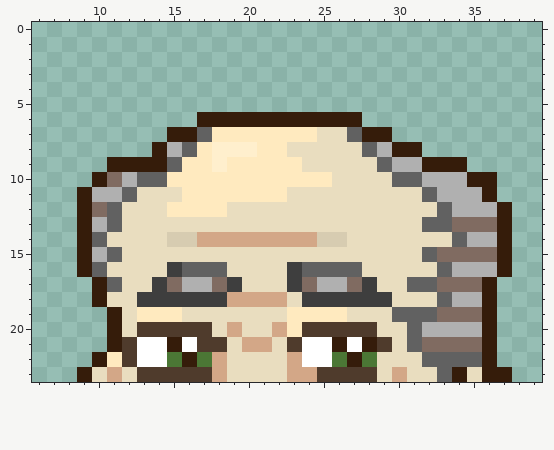
Edited in one commit: pixel-art file (1.2 Art Team/General Assets/Walk Frames/greag redo.aseprite). That is the earlier state.
48x80 pixels, 1 frame. Shown: x 6..39, y 0..23.
After the commit:
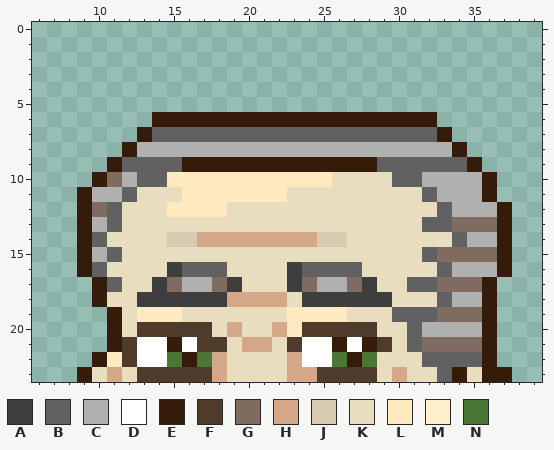
Palette (. is transparent): A #3e3e3e  B #616161  C #b0b0b0  D #ffffff  E #351c0a  F #4f3b2c  G #806b61  H #d3a787  J #d7ccb1  K #e9ddbf  L #ffeabf  M #ffefcd  N #4b7735
Change:
{"where": "layer \"Layer 2\""}
{"y":6,"x":14,"old":"...","new":"EEE"}
{"y":6,"x":28,"old":".....","new":"EEEEE"}
{"y":7,"x":13,"old":"..EE","new":"EBBB"}
{"y":7,"x":18,"old":"LLLLLLLKK","new":"BBBBBBBBB"}
{"y":7,"x":28,"old":"EE....","new":"BBBBBE"}
{"y":8,"x":12,"old":"..E","new":"ECC"}
{"y":8,"x":16,"old":"BLMMMLLKKKKKB","new":"CCCCCCCCCCCCC"}
{"y":8,"x":30,"old":"EE...","new":"CCCCE"}
{"y":9,"x":12,"old":"EEE","new":"BBB"}
{"y":9,"x":16,"old":"LLMLLLLLKKKKK","new":"EEEEEEEEEEEEE"}
{"y":9,"x":30,"old":"CCEEE.","new":"BBBBBE"}
{"y":10,"x":35,"old":"E","new":"C"}
{"label":"changed","picture_box":[122,112,482,187]}
